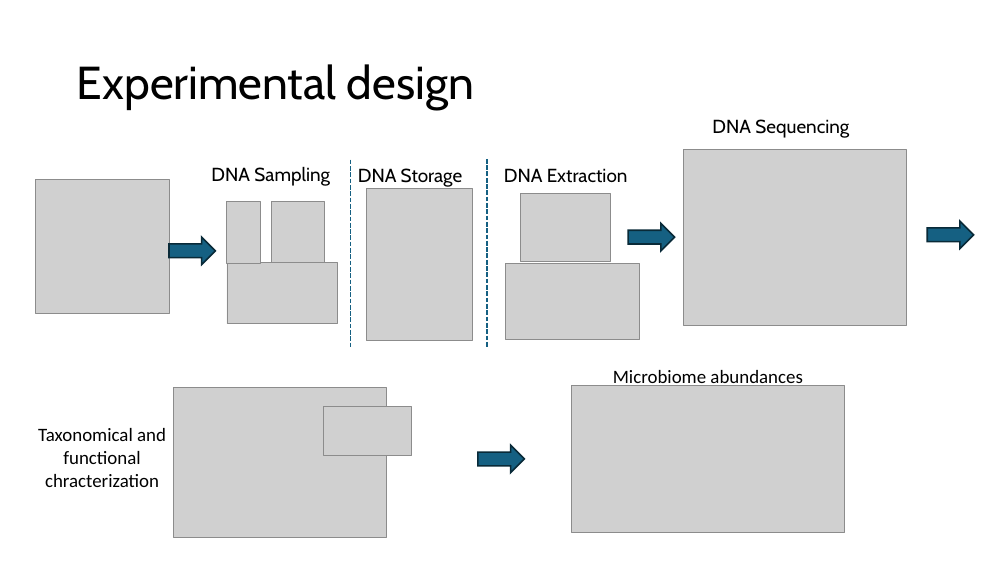
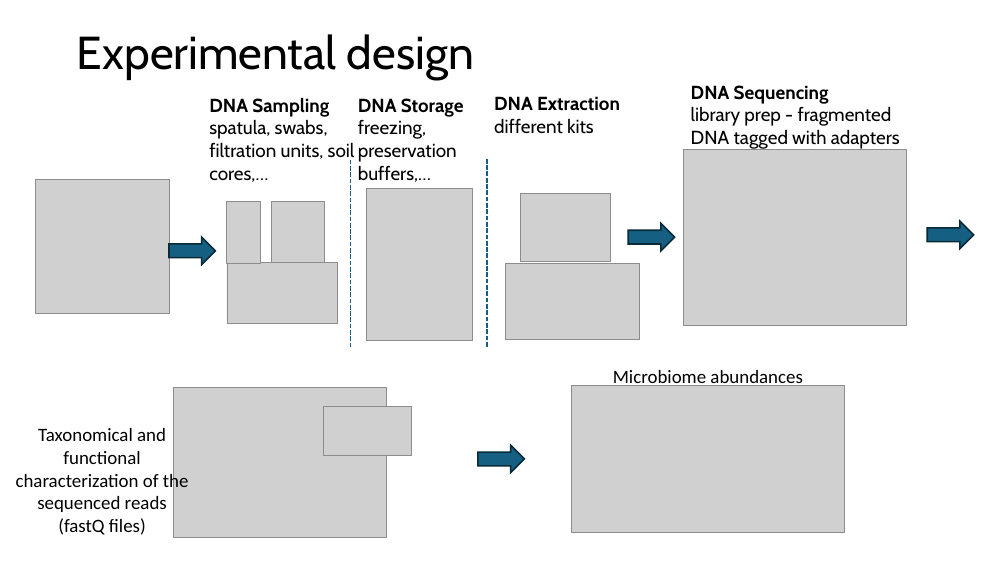
Before and after one commit to biosustain/dsp_metagenomics_training, a slide deck: slide 20 of course_contents/IntroMetagenomics.pptx (slide 16 before the commit). Drawn at 1008x567 pixels with LibreOffice and Linux fonts; fonts in the diff are those of the drawing; grey boxes stand for pictures. Boxes give left, top, right and bottom in pixels: in the first picture for what was removed or moved away, otherwise in the second. Text is boxed around its words. In the diff, an @@ line names an element or a change of style, - is before the commit and + after.

```diff
--- a/course_contents/IntroMetagenomics.pptx
+++ b/course_contents/IntroMetagenomics.pptx
@@ title "Experimental design": place and size @@
-title "Experimental design" at [77, 64, 474, 110]
+title "Experimental design" at [77, 34, 474, 80]
@@ text "DNA Sampling": place and size @@
-text "DNA Sampling" at [211, 166, 330, 186]
+text "DNA Sampling" at [209, 97, 355, 182]
@@ text "DNA Storage": place and size @@
-text "DNA Storage" at [358, 168, 463, 187]
+text "DNA Storage" at [358, 98, 464, 182]
@@ text "DNA Extraction": place and size @@
-text "DNA Extraction" at [504, 168, 628, 183]
+text "DNA Extraction" at [494, 96, 620, 134]
@@ text "DNA Sequencing": place and size @@
-text "DNA Sequencing" at [712, 119, 849, 138]
+text "DNA Sequencing" at [691, 85, 900, 149]
@@ text at [691, 85, 829, 104]: bold on in "DNA Sequencing" @@
@@ text at [209, 119, 355, 182]: paragraph added @@
+spatula, swabs, filtration units, soil cores,…
@@ text at [209, 97, 329, 117]: bold on in "DNA Sampling" @@
@@ text at [358, 98, 464, 117]: bold on in "DNA Storage" @@
@@ text at [494, 118, 594, 134]: paragraph added @@
+different kits
@@ text at [494, 96, 620, 111]: bold on in "DNA Extraction" @@
@@ text at [691, 106, 900, 149]: paragraph added @@
+library prep - fragmented DNA tagged with adapters
@@ text at [358, 120, 457, 182]: paragraph added @@
+freezing, preservation buffers,…
@@ text at [16, 428, 189, 535]: text changed @@
-Taxonomical and functional chracterization
+Taxonomical and functional characterization of the sequenced reads (fastQ files)
```
Also in this commit, not shown: 20 other slides changed, 9 slides added, 1 slide removed, 1 other file.
